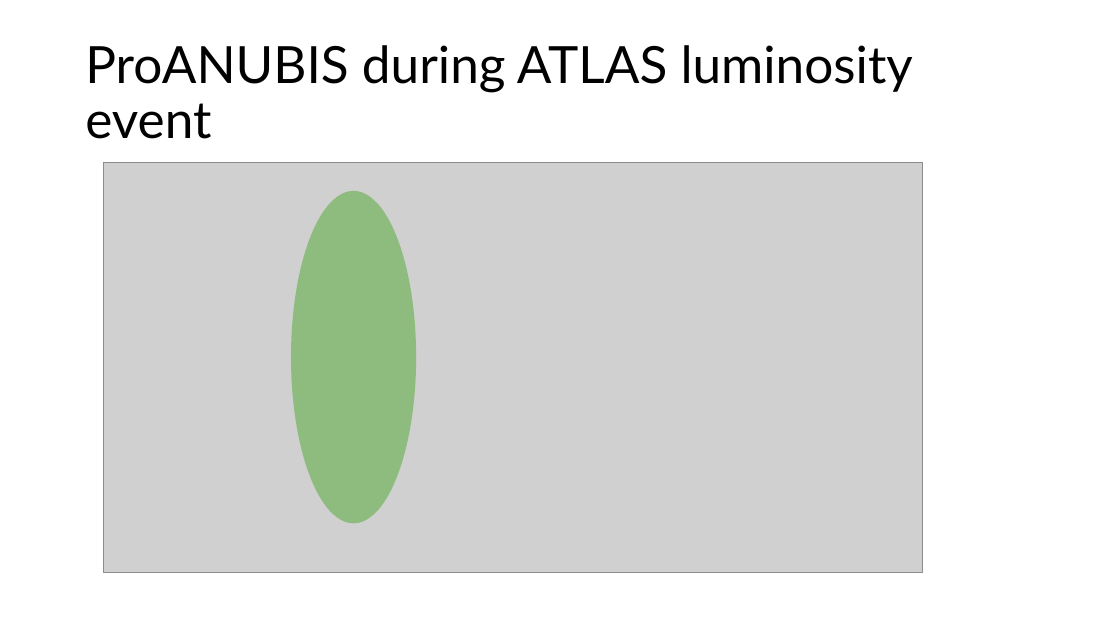
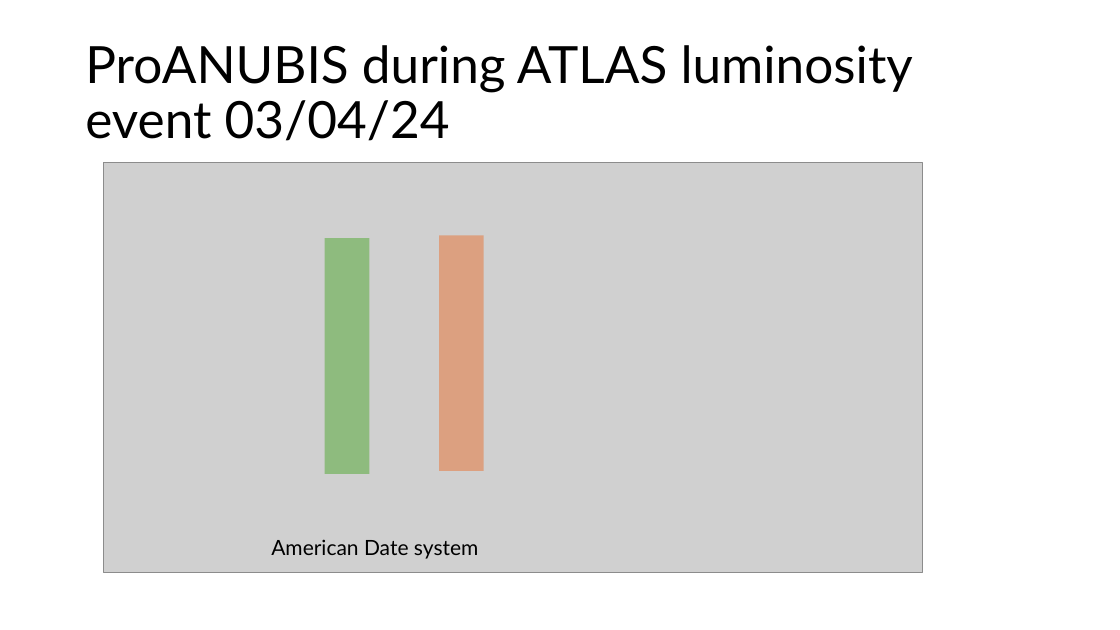
Before and after one commit to PatrickC12/ProAnubisReconstruction, a slide deck: slide 12 of ProAnubis_CERN/Investigations/Pictures.pptx (slide 11 before the commit). Drawn at 1120x630 pixels with LibreOffice and Linux fonts; fonts in the diff are those of the drawing; grey boxes stand for pictures. Boxes give left, top, right and bottom in pixels: in the first picture for what was removed or moved away, otherwise in the second. Text is boxed around its words. In the diff, an @@ line names an element or a change of style, - is before the commit and + after.

```diff
--- a/ProAnubis_CERN/Investigations/Pictures.pptx
+++ b/ProAnubis_CERN/Investigations/Pictures.pptx
@@ title at (85, 45, 913, 141): text changed @@
-ProANUBIS during ATLAS luminosity event
+ProANUBIS during ATLAS luminosity event 03/04/24
@@ ellipse removed at (291, 191, 416, 523) @@
@@ rectangle added at (325, 238, 370, 474), fill #4EA72E at 50% opacity @@
@@ rectangle added at (439, 235, 484, 471), fill #E97132 at 50% opacity @@
@@ text added at (271, 539, 478, 559), 18 pt, text #000000 @@
+American Date system
```
Also in this commit, not shown: 1 other slide changed, 1 slide added, 4 other files.
